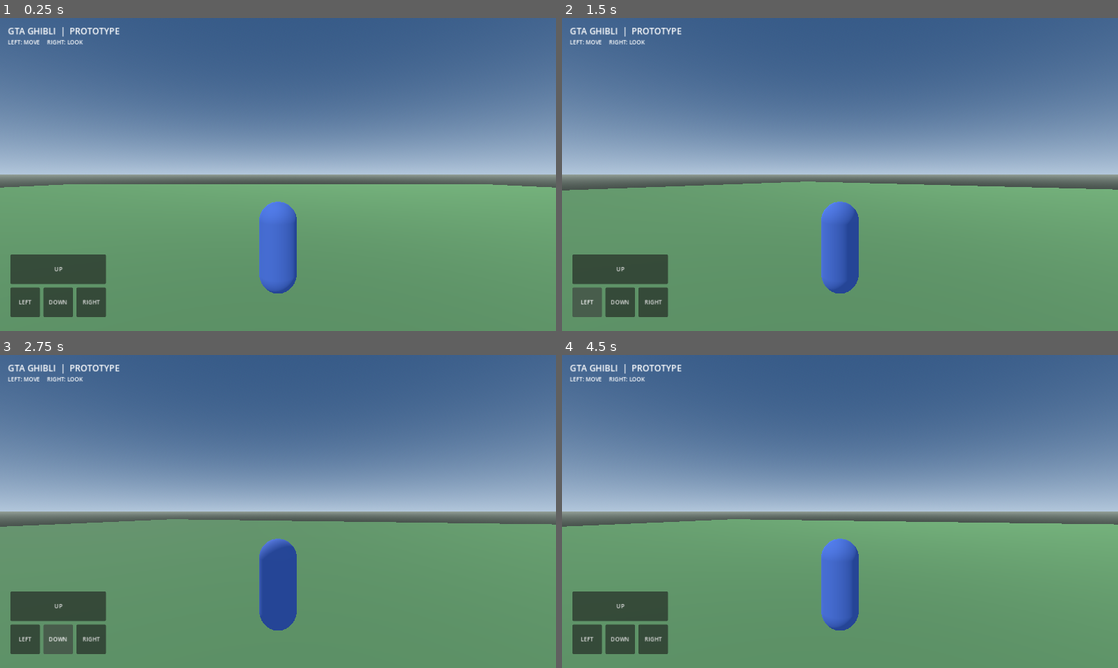
Above: before the commit, frames 1-4 (two rows, left to right).
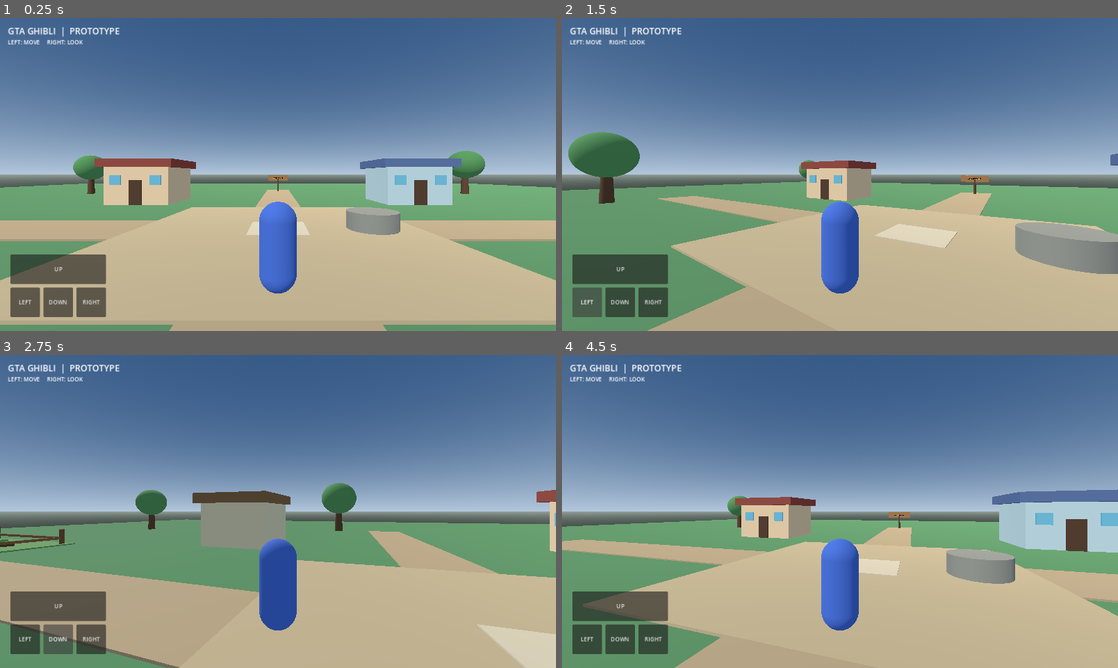
Above: after the commit, the same moments.

Repository: dzdfast-art/GTA-GHIBLI
Game: Godot game, scene res://main.tscn
Two runs of this game, one before a commit and one after it. Both use one fixed random seed, a clock stepped at 60 frames per second and the inputs below.
Inputs (mouse positions are in pixels of both pictures, inside the frame that each line leads up to):
- Up to frame 1 (0.25 s): no input
- Up to frame 2 (1.5 s): click "UP" at 0.5 s; click "LEFT" at 1.25 s
- Up to frame 3 (2.75 s): click "DOWN" at 2 s
- Up to frame 4 (4.5 s): click "RIGHT" at 2.75 s; tap Enter at 3.5 s; move the mouse to (962, 495) at 3.52 s; hold Right (ui_right) 3.53-4.25 s; click (962, 495) at 3.67 s; drag from (728, 527) to (812, 574) at 4.27 s

The runs differ from the first frame. In frame 1, 37% of the frame differs, in the area x 0-100%, y 42-100%; in frame 2, 30%; in frame 3, 32%; in frame 4, 35%.

Commit message:
Load Willow Village as the first playable world blockout

Diff:
--- a/main.gd
+++ b/main.gd
@@ -3,11 +3,13 @@
 ## Main scene bootstrap. Gameplay components live in their own files.
 
 const PLAYER_SCENE: PackedScene = preload("res://scenes/player/player.tscn")
+const VILLAGE_SCENE: PackedScene = preload("res://scenes/world/willow_village.tscn")
 const MOBILE_CONTROLS_SCRIPT = preload("res://scripts/ui/mobile_controls.gd")
 
 
 func _ready() -> void:
 	_create_world()
+	_create_village()
 	_create_player()
 	_create_mobile_controls()
 
@@ -65,10 +67,16 @@
 	ground.add_child(ground_collision)
 
 
+func _create_village() -> void:
+	var village: Node3D = VILLAGE_SCENE.instantiate() as Node3D
+	village.name = "WillowVillage"
+	add_child(village)
+
+
 func _create_player() -> void:
 	var player: CharacterBody3D = PLAYER_SCENE.instantiate() as CharacterBody3D
 	player.name = "Player"
-	player.position = Vector3(0.0, 0.95, 0.0)
+	player.position = Vector3(0.0, 0.95, 5.0)
 	add_child(player)
 
 
